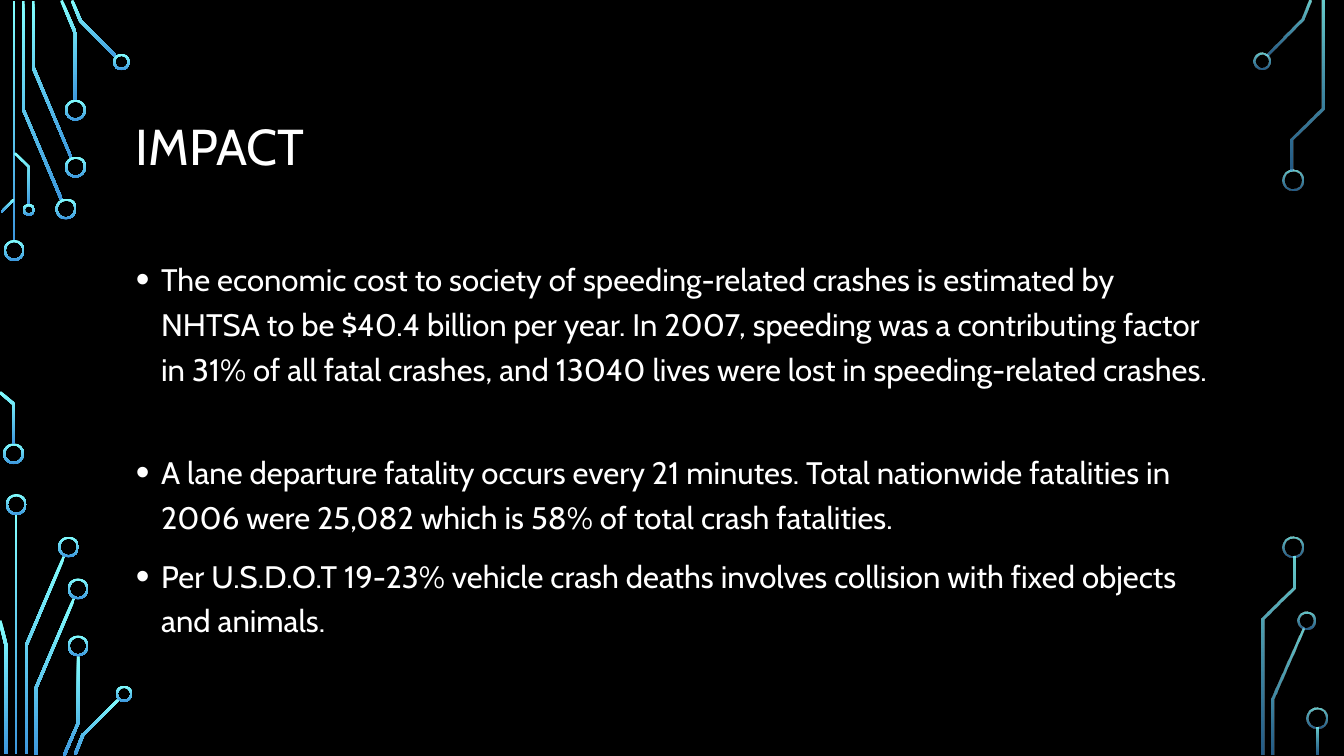
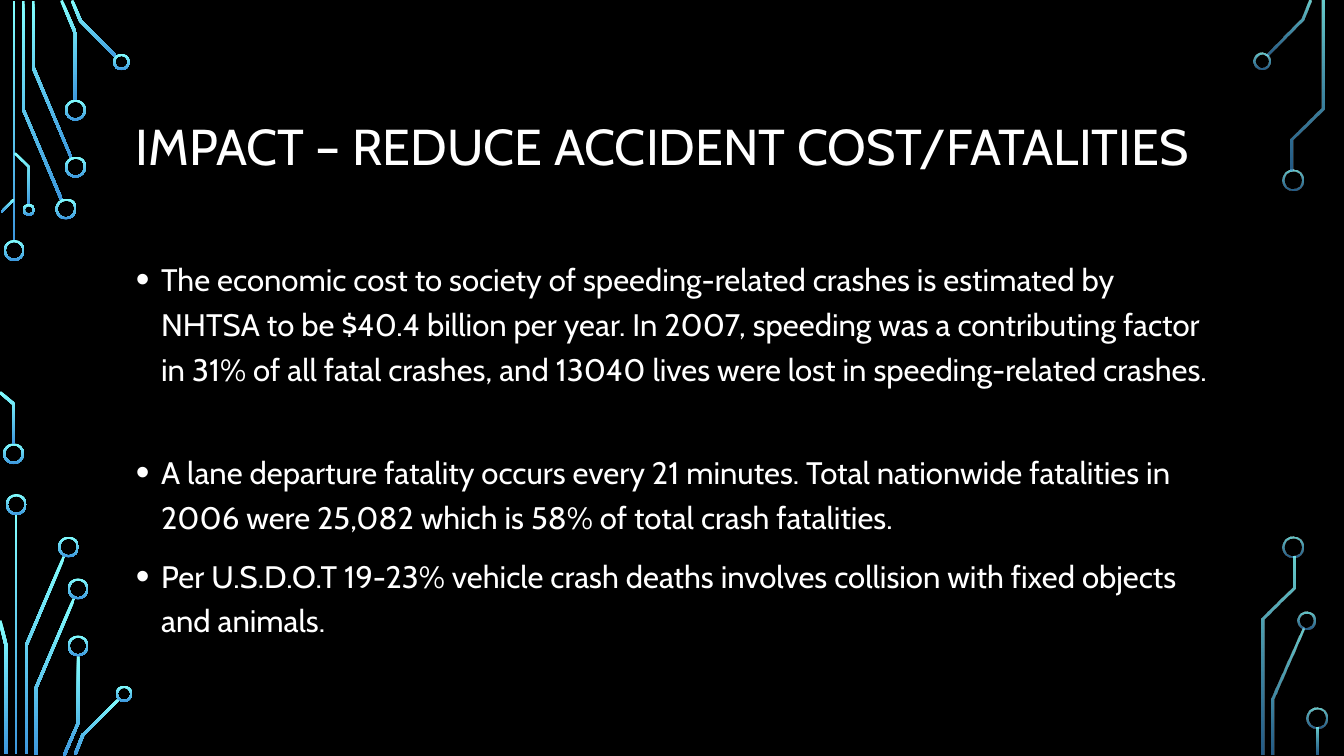
Before and after one commit to Scarabyte/SSW690-Project, a slide deck: slide 11 of docs/Presentations/Computer Vision Driving Aids Project Overview.pptx. Drawn at 1344x756 pixels with LibreOffice and Linux fonts; fonts in the diff are those of the drawing; background and template pictures are left out. Boxes give left, top, right and bottom in pixels: in the first picture for what was removed or moved away, otherwise in the second. Text is boxed around its words. In the diff, an @@ line names an element or a change of style, - is before the commit and + after.

```diff
--- a/docs/Presentations/Computer Vision Driving Aids Project Overview.pptx
+++ b/docs/Presentations/Computer Vision Driving Aids Project Overview.pptx
@@ title at box(136, 129, 1189, 170): text changed @@
-IMPACT
+IMPACT – REDUCE ACCIDENT COST/FATALITIES
```
Also in this commit, not shown: 7 other slides changed.
